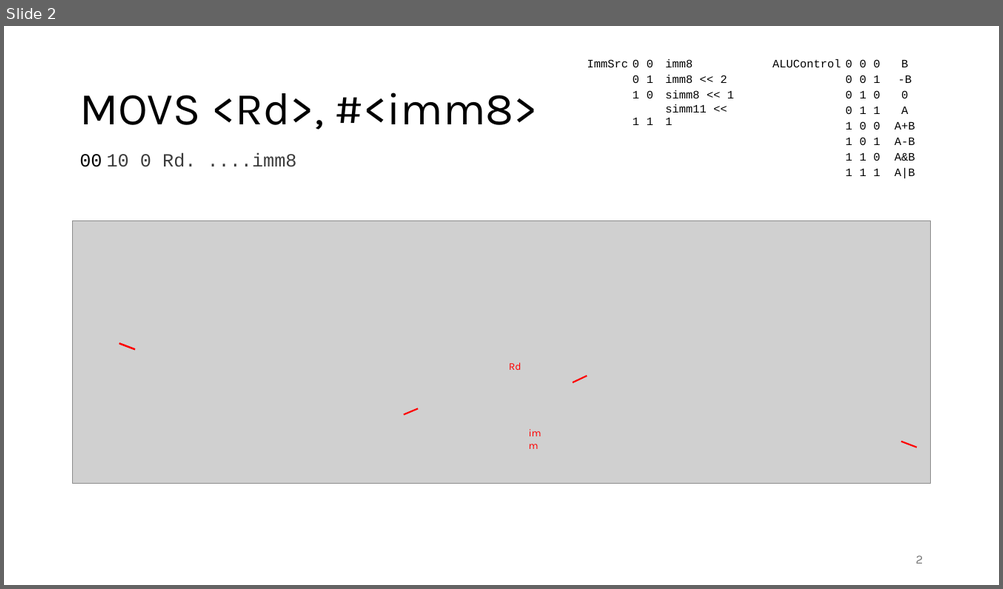
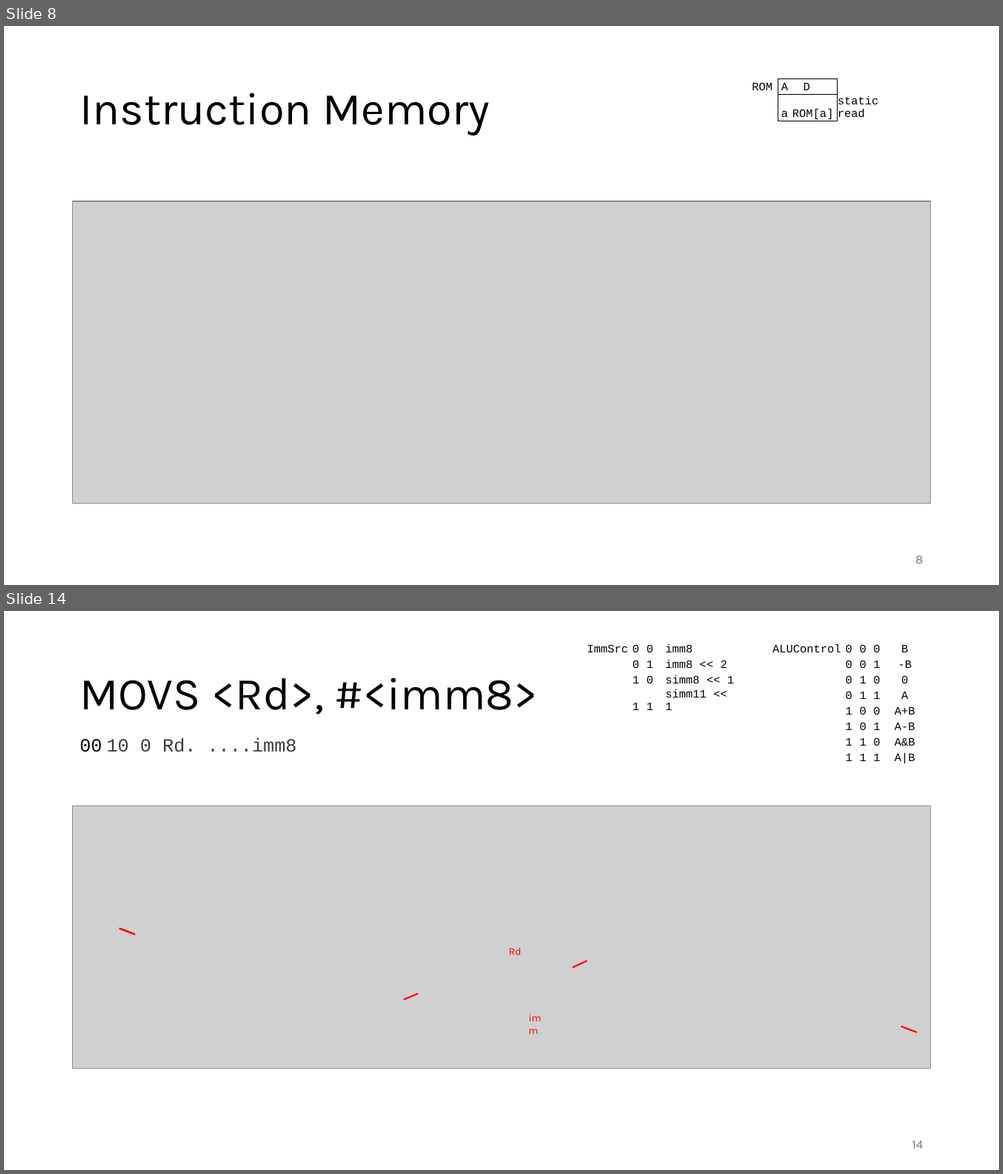
Before and after one commit to FrankBau/xetroc, a slide deck: xetroc.pptx. Shown one above the other, each under a label of ours: slide 2 before the commit, slides 8 and 14 after it; the slides between them are not shown. The pictures are 1003x589 and 1003x1174 pixels, drawn with LibreOffice and Linux fonts; fonts in the diff are those of the drawing; grey boxes stand for pictures. Boxes give left, top, right and bottom in pixels: in the first picture for what was removed or moved away, otherwise in the second. Text is boxed around its words. In the diff, an @@ line names an element or a change of style, - is before the commit and + after.

```diff
--- a/xetroc.pptx
+++ b/xetroc.pptx
@@ slide 8 added at (4,26,999,585), background #FFFFFF @@
@@ table added at (751,79,912,123), 2 rows, 5 columns @@
+ROM | A | D |  | 
+ | a | ROM[a] |  | static read
@@ title added at (79,93,490,136), 44 pt, text #000000 @@
+Instruction Memory
@@ picture added at (73,201,930,503) @@
@@ page number added at (915,556,922,564), 12 pt, text #797979 @@
+8
@@ what was slide 2 is now slide 14 @@
@@ page number at (912,1141,923,1149): text changed @@
-2
+14
```
Also in this commit, not shown: 1 slide changed, 11 other slides added, 13 other files.
